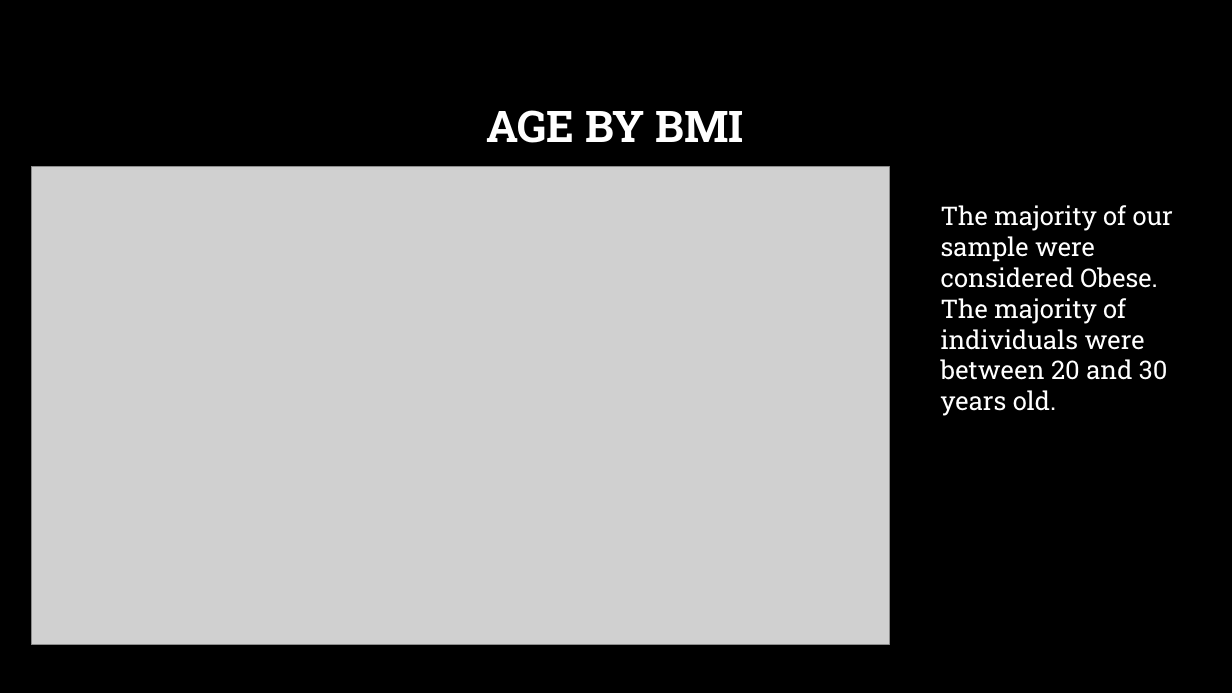
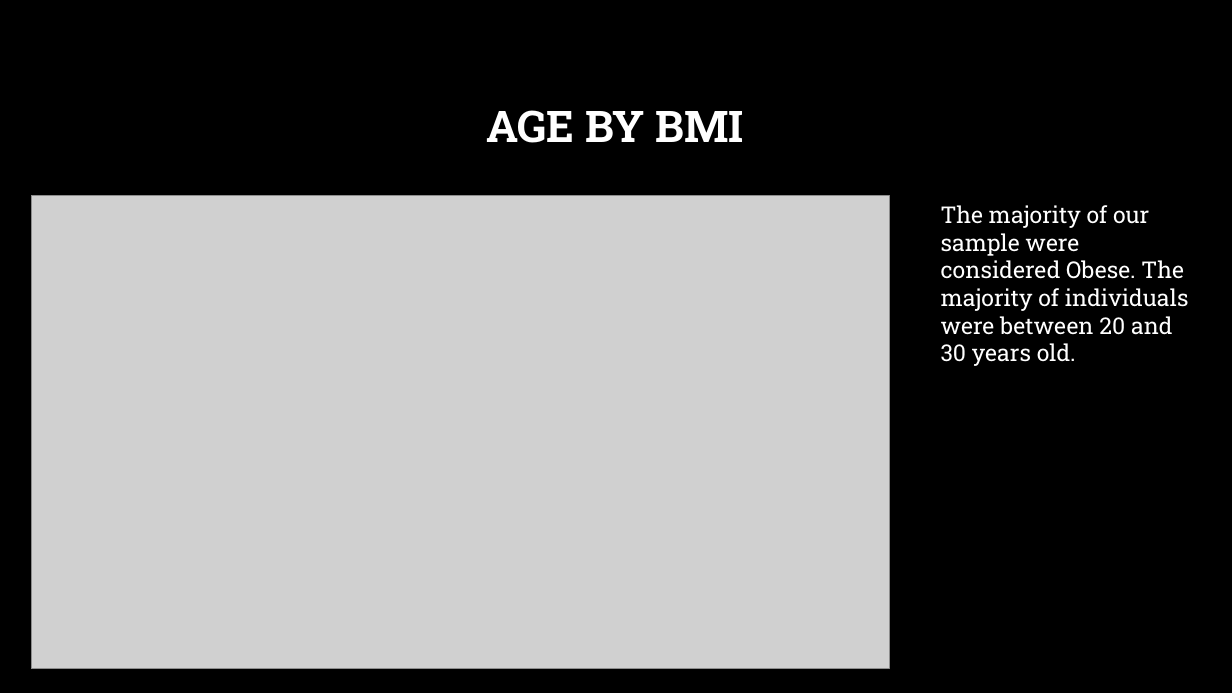
Before and after one commit to acollawn/Project_4, a slide deck: slide 10 of Predicting Diabetes Presentation.pptx. Drawn at 1232x693 pixels with LibreOffice and Linux fonts; fonts in the diff are those of the drawing; grey boxes stand for pictures; background and template pictures are left out. Boxes give left, top, right and bottom in pixels: in the first picture for what was removed or moved away, otherwise in the second. Text is boxed around its words. In the diff, an @@ line names an element or a change of style, - is before the commit and + after.

```diff
--- a/Predicting Diabetes Presentation.pptx
+++ b/Predicting Diabetes Presentation.pptx
@@ picture: place and size @@
-picture at (31, 166, 890, 644)
+picture at (31, 196, 890, 669)
@@ text "The majority of our sample ..." at (941, 205, 1189, 366): size 20 to 18 pt @@
```
Also in this commit, not shown: 10 other slides changed.
